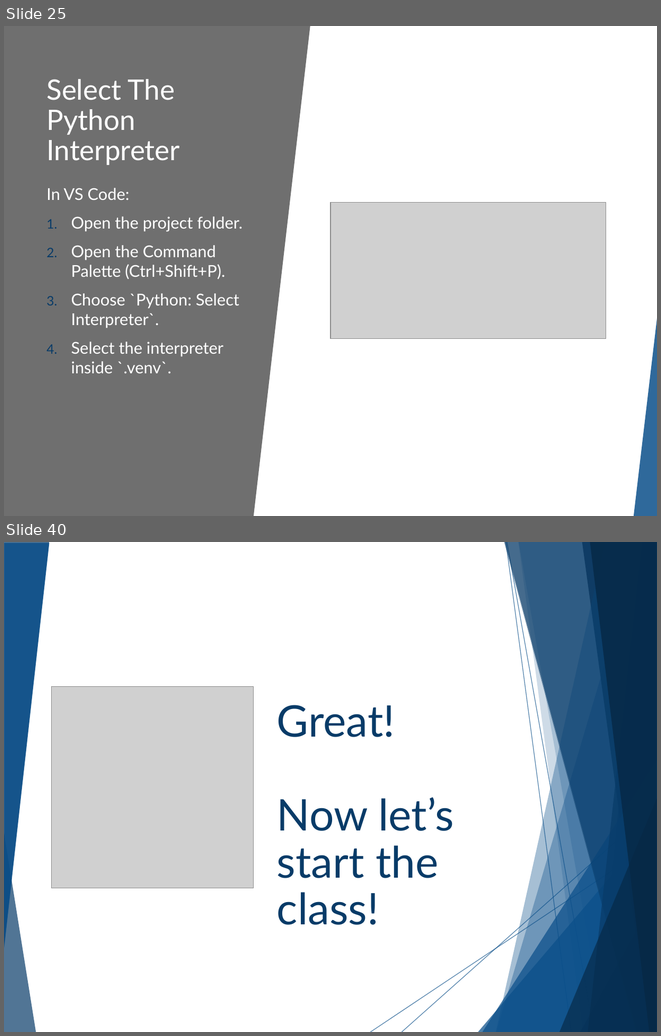
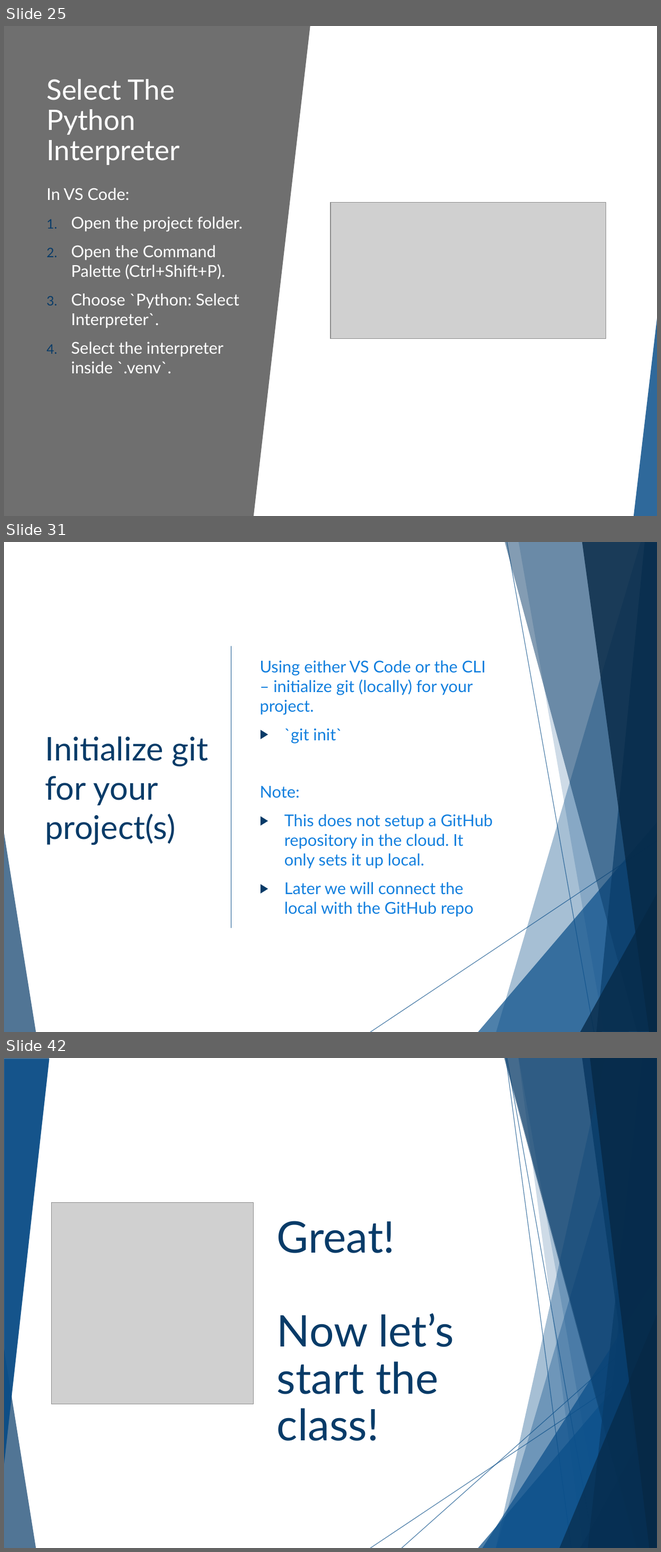
Before and after one commit to cashmy/AAISE_Details, a slide deck: 10-152-117_Python_Programming/Slide_Decks/Week_01/W01D01_Setup_Lecture_Slides.pptx. Shown one above the other, each under a label of ours: slides 25 and 40 before the commit, slides 25, 31 and 42 after it; the slides between them are not shown. The pictures are 661x1036 and 661x1552 pixels, drawn with LibreOffice and Linux fonts; fonts in the diff are those of the drawing; grey boxes stand for pictures; background and template pictures are left out. Boxes give left, top, right and bottom in pixels: in the first picture for what was removed or moved away, otherwise in the second. Text is boxed around its words. In the diff, an @@ line names an element or a change of style, - is before the commit and + after.

```diff
--- a/10-152-117_Python_Programming/Slide_Decks/Week_01/W01D01_Setup_Lecture_Slides.pptx
+++ b/10-152-117_Python_Programming/Slide_Decks/Week_01/W01D01_Setup_Lecture_Slides.pptx
@@ slide 31 added at <box>4,542,657,1032</box>, background #FFFFFF; not listed: 10 template elements that a slide beside it also shows @@
@@ line added from (231, 646) to (231, 927), #0B4F8A 1 pt @@
@@ text added at <box>260,660,493,917</box>, 18 pt, text #127FDE @@
+Using either VS Code or the CLI – initialize git (locally) for your project.
+▶ `git init`
+Note:
+▶ This does not setup a GitHub repository in the cloud. It only sets it up local.
+▶ Later we will connect the local with the GitHub repo
@@ title added at <box>45,736,209,845</box>, 36 pt, text #083B67 @@
+Initialize git for your project(s)
@@ what was slide 40 is now slide 42 @@
```
Also in this commit, not shown: 9 slides changed, 6 other slides added, 6 slides removed, 25 other files.
